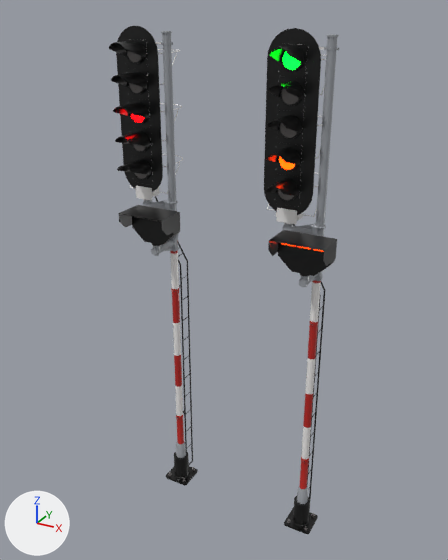
A saved change to the glTF model mcd-sim/public/assets/sketchfab/light_signals.glb.
Rendered twice from a camera (50 mm lens) standing at (3.52, -6.42, 6.7) and looking at (-0.03, 0.03, 3.48). The lights are fixed; the arrows at lower left show +X, +Y and +Z. The picture after the commit comes second. Vertices at exactly the same position are counted once.

The scene before the commit, as lines of its bpy script (objects in view):
```python
me_object_1 = bpy.data.meshes.new('Object_1')
me_object_1.from_pydata(...)  # 14728 vertices, 27490 faces; spans x -1.45..1.55, y -0.71..0.62, z 0.0..6.5
me_object_1.materials.append(mat_palettematerial002)
ob_object_5 = bpy.data.objects.new('Object_5', me_object_1)
ob_object_5.location = (0.0, 0.0, 0.0)
```
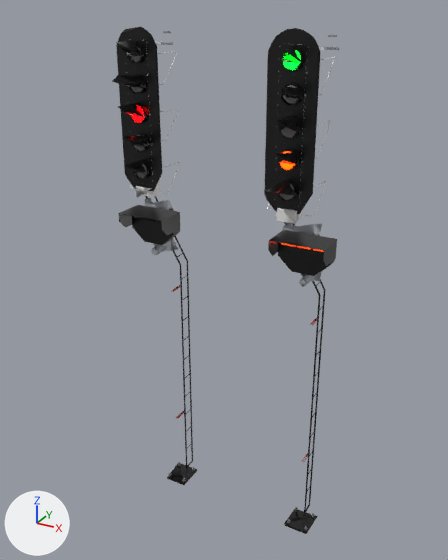
Boxes [x1, y1, x2, y2] around the edits, measured in the pictures (448 x 560 px):
'Object_5', reshaped
    before: [109, 26, 339, 534]
    after: [112, 27, 339, 534]
part 1 of me_object_1, deleted
    before: [134, 200, 326, 287]
part 2 of me_object_1, cut back
    before: [109, 26, 198, 486]
    after: [118, 31, 180, 255]
part 3 of me_object_1, cut back
    before: [264, 28, 339, 534]
    after: [267, 57, 334, 226]

Edits to the bpy script that builds the scene:
```text
Change me_object_1:
    used by ob_object_5; location = (0.0, 0.0, 0.0)
    remove me_object_1.from_pydata(...)  # 14728 vertices, 27490 faces; spans x -1.45..1.55, y -0.71..0.62, z 0.0..6.5
    add me_object_1.from_pydata(...)  # 5040 vertices, 9032 faces; spans x -1.45..1.55, y -0.71..0.47, z 0.0..6.5
    me_object_1 part 1: 17 loose pieces with 2268 vertices, spanning x -1.18..1.3, y -0.46..0.07, z 3.78..4.47, are deleted
    me_object_1 part 2: 32 vertices moved within x -1.45..-0.73, y -0.45..0.32, z 3.84..6.43; 3815 vertices removed from x -1.45..-0.58, y -0.46..0.62, z 0.01..6.5
    me_object_1 part 3: 27 vertices moved within x 0.55..1.15, y -0.46..0.32, z 4.36..6.2; 3605 vertices removed from x 0.55..1.42, y -0.46..0.62, z 0.01..6.5
```
